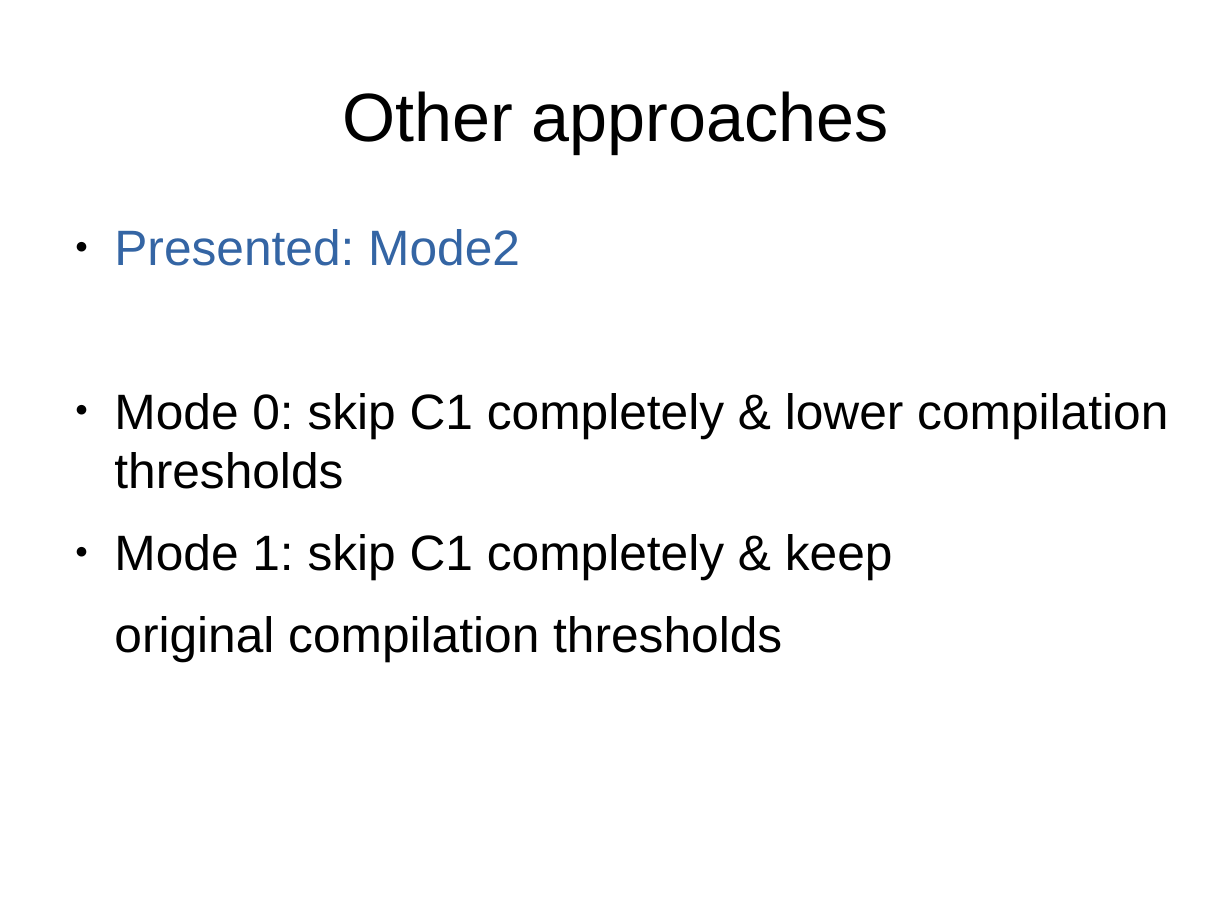
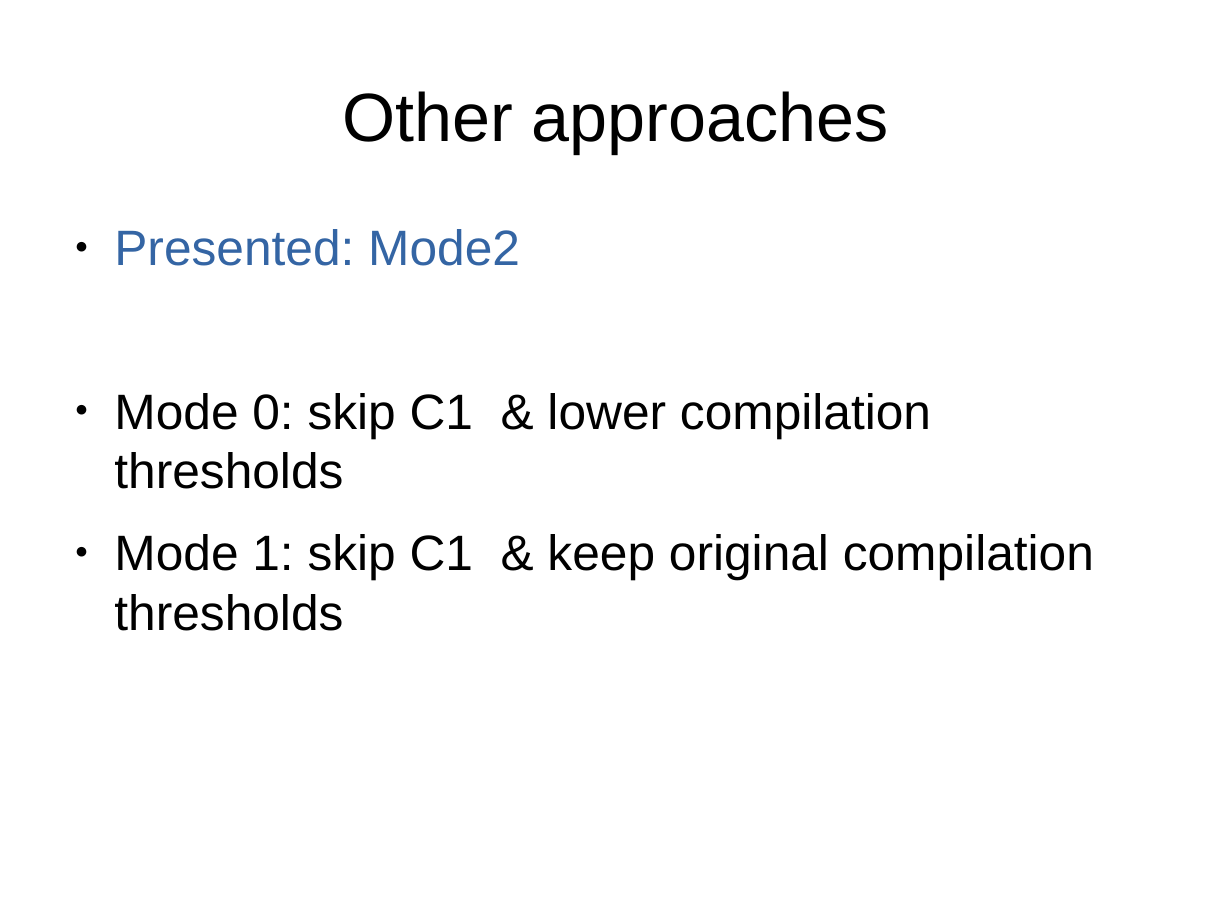
Before and after one commit to mohlerm/hotspot, a slide deck: slide 13 of presentation/profile_caching_mohlerm_presentation.odp (slide 12 before the commit). Drawn at 1232x924 pixels with LibreOffice and Linux fonts; fonts in the diff are those of the drawing. Boxes give left, top, right and bottom in pixels: in the first picture for what was removed or moved away, otherwise in the second. Text is boxed around its words. In the diff, an @@ line names an element or a change of style, - is before the commit and + after.

```diff
--- a/presentation/profile_caching_mohlerm_presentation.odp
+++ b/presentation/profile_caching_mohlerm_presentation.odp
@@ text at box(114, 393, 1094, 631): text changed @@
-● Mode 0: skip C1 completely & lower compilation thresholds
-● Mode 1: skip C1 completely & keep
-original compilation thresholds
+● Mode 0: skip C1 & lower compilation thresholds
+● Mode 1: skip C1 & keep original compilation thresholds
```
Also in this commit, not shown: 4 other slides changed, 3 slides added, 1 slide removed.
